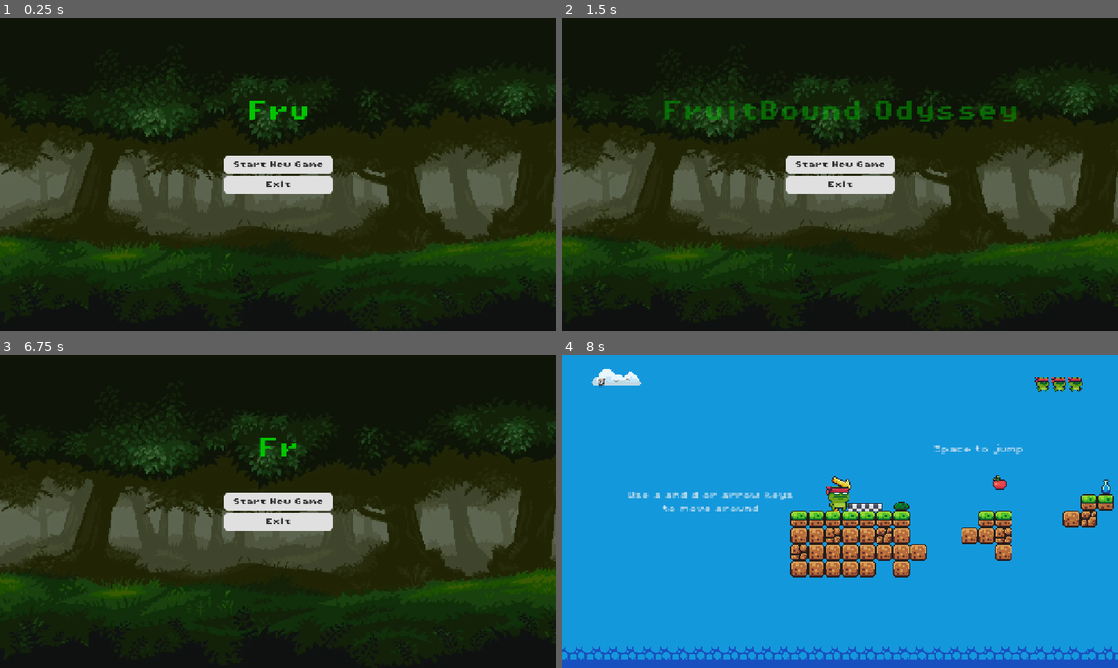
Above: before the commit, frames 1-4 (two rows, left to right).
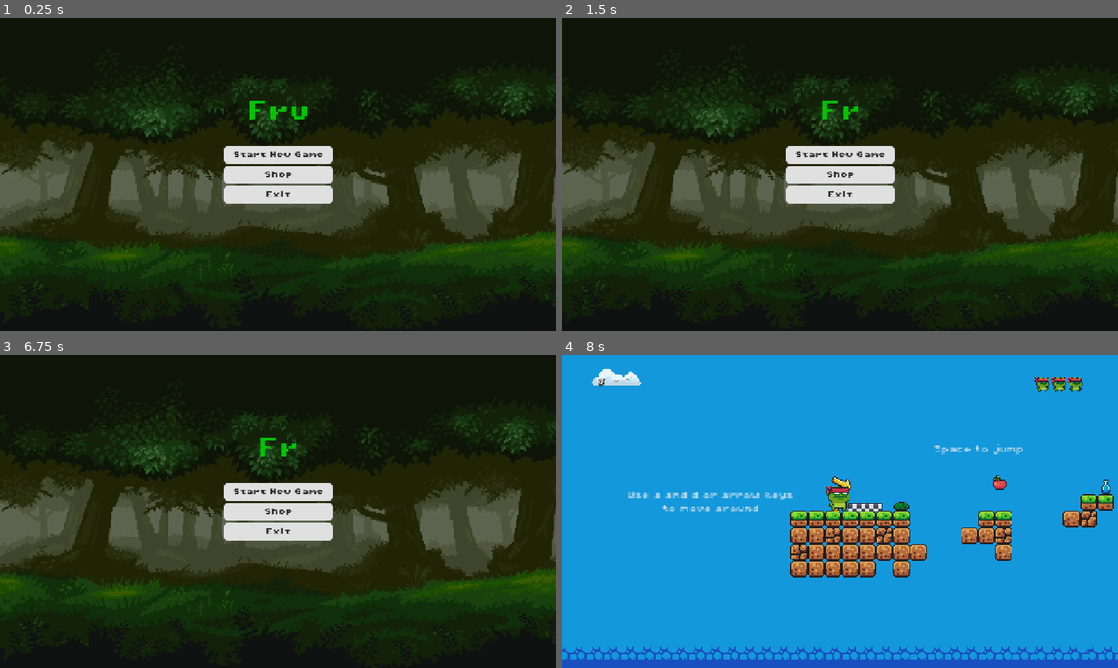
Above: after the commit, the same moments.

Repository: anushjindal19/jumpmasterrepo
Game: Godot game, scene res://scenes/GUI and Menus/main_menu.tscn
Same seed, same stepped clock (60 frames per second), same inputs: the game is played once before the commit and once after it.
Inputs (mouse positions are in pixels of both pictures, inside the frame that each line leads up to):
- Up to frame 1 (0.25 s): no input
- Up to frame 2 (1.5 s): click (840, 174) at 0.5 s, where only the run after the commit has a clickable "Shop"; click (840, 296) at 1.25 s, where only the run after the commit has a clickable "Back"
- Up to frame 3 (6.75 s): click "Start New Game" at 2 s; hold D (right) 2.78-4.28 s; tap Space (jump) at 3.02, 3.77, 5.27, 6.02 s; hold A (left) 4.28-5.03 s; hold D (right) 5.03-6.5 s; tap Escape (escape) at 6.4 s; click "Main Menu" at 6.5 s
- Up to frame 4 (8 s): click "Start New Game" at 7.25 s

The runs differ from the first frame. In frame 1, 1.9% of the frame differs, in the area x 40-60%, y 40-60%; in frame 2, 3.3%, in the area x 18-82%, y 26-60%; in frame 3, 1.9%; in frame 4, nothing differs.

Commit message:
Add a shop screen for buying and equipping skins, opened from the main menu
Cards are copies of one hidden Template card, so the look can be changed in the
editor. The equipped skin's preview runs, unowned skins are dimmed, and Buy is
disabled until you can afford it. Esc or Back returns to the main menu.

Diff:
--- a/scenes/GUI and Menus/main_menu.tscn
+++ b/scenes/GUI and Menus/main_menu.tscn
@@ -98,10 +98,10 @@
 anchor_top = 0.5
 anchor_right = 0.5
 anchor_bottom = 0.5
-offset_left = -79.0
-offset_top = -42.0
-offset_right = 79.0
-offset_bottom = 42.0
+offset_left = -125.0
+offset_top = -66.0
+offset_right = 125.0
+offset_bottom = 66.0
 grow_horizontal = 2
 grow_vertical = 2
 theme_override_constants/separation = 6
@@ -122,6 +122,23 @@
 theme_override_styles/pressed = SubResource("StyleBoxFlat_ekxnf")
 theme_override_styles/normal = SubResource("StyleBoxFlat_bqqt6")
 text = "Start New Game"
+
+[node name="Shop" type="Button" parent="VBoxContainer"]
+custom_minimum_size = Vector2(250, 40)
+layout_mode = 2
+theme_override_colors/font_hover_pressed_color = Color(0.180392, 0.180392, 0.180392, 1)
+theme_override_colors/font_hover_color = Color(0.180392, 0.180392, 0.180392, 1)
+theme_override_colors/font_outline_color = Color(0.8, 0.8, 0.8, 1)
+theme_override_colors/font_color = Color(0.180392, 0.180392, 0.180392, 1)
+theme_override_colors/font_focus_color = Color(0.180392, 0.180392, 0.180392, 1)
+theme_override_colors/font_pressed_color = Color(0.180392, 0.180392, 0.180392, 1)
+theme_override_constants/outline_size = 2
+theme_override_fonts/font = ExtResource("2_pga4x")
+theme_override_font_sizes/font_size = 16
+theme_override_styles/hover = SubResource("StyleBoxFlat_l6cm7")
+theme_override_styles/pressed = SubResource("StyleBoxFlat_ekxnf")
+theme_override_styles/normal = SubResource("StyleBoxFlat_bqqt6")
+text = "Shop"
 
 [node name="Continue" type="Button" parent="VBoxContainer"]
 visible = false
@@ -205,6 +222,7 @@
 autoplay = "typing"
 
 [connection signal="pressed" from="VBoxContainer/Start Game" to="." method="_on_start_game_pressed"]
+[connection signal="pressed" from="VBoxContainer/Shop" to="." method="_on_shop_pressed"]
 [connection signal="pressed" from="VBoxContainer/Continue" to="." method="_on_continue_pressed"]
 [connection signal="pressed" from="VBoxContainer/Settings" to="." method="_on_settings_pressed"]
 [connection signal="pressed" from="VBoxContainer/Exit" to="." method="_on_exit_pressed"]
--- /dev/null
+++ b/scenes/GUI and Menus/shop_menu.tscn
@@ -0,0 +1,184 @@
+[gd_scene load_steps=11 format=3]
+
+[ext_resource type="Script" uid="uid://bwpxdfbhmowdb" path="res://scripts/shop_menu.gd" id="1_shop"]
+[ext_resource type="Texture2D" uid="uid://dhe36ak82fh1b" path="res://assets/sprites/sIBk3JQtfYle-XfBf5_6TnFyVkRZ8tR_3a_wi1inOyU.webp" id="2_bg"]
+[ext_resource type="FontFile" uid="uid://dwyiv31ig70ne" path="res://assets/fonts/PixelOperator8-Bold.ttf" id="3_font"]
+
+[sub_resource type="StyleBoxFlat" id="StyleBoxFlat_normal"]
+bg_color = Color(0.878431, 0.878431, 0.878431, 1)
+corner_radius_top_left = 8
+corner_radius_top_right = 8
+corner_radius_bottom_right = 8
+corner_radius_bottom_left = 8
+
+[sub_resource type="StyleBoxFlat" id="StyleBoxFlat_hover"]
+bg_color = Color(0.815686, 0.921569, 1, 1)
+corner_radius_top_left = 8
+corner_radius_top_right = 8
+corner_radius_bottom_right = 8
+corner_radius_bottom_left = 8
+
+[sub_resource type="StyleBoxFlat" id="StyleBoxFlat_pressed"]
+bg_color = Color(0.647059, 0.847059, 1, 1)
+corner_radius_top_left = 8
+corner_radius_top_right = 8
+corner_radius_bottom_right = 8
+corner_radius_bottom_left = 8
+
+[sub_resource type="StyleBoxFlat" id="StyleBoxFlat_disabled"]
+bg_color = Color(0.878431, 0.878431, 0.878431, 0.35)
+corner_radius_top_left = 8
+corner_radius_top_right = 8
+corner_radius_bottom_right = 8
+corner_radius_bottom_left = 8
+
+[sub_resource type="StyleBoxFlat" id="StyleBoxFlat_card"]
+content_margin_left = 16.0
+content_margin_top = 16.0
+content_margin_right = 16.0
+content_margin_bottom = 16.0
+bg_color = Color(0.0784314, 0.0941176, 0.141176, 0.75)
+border_width_left = 2
+border_width_top = 2
+border_width_right = 2
+border_width_bottom = 2
+border_color = Color(0.815686, 0.921569, 1, 0.35)
+corner_radius_top_left = 8
+corner_radius_top_right = 8
+corner_radius_bottom_right = 8
+corner_radius_bottom_left = 8
+
+[sub_resource type="Theme" id="Theme_shop"]
+default_font = ExtResource("3_font")
+default_font_size = 16
+Button/colors/font_color = Color(0.180392, 0.180392, 0.180392, 1)
+Button/colors/font_disabled_color = Color(0.180392, 0.180392, 0.180392, 0.6)
+Button/colors/font_focus_color = Color(0.180392, 0.180392, 0.180392, 1)
+Button/colors/font_hover_color = Color(0.180392, 0.180392, 0.180392, 1)
+Button/colors/font_hover_pressed_color = Color(0.180392, 0.180392, 0.180392, 1)
+Button/colors/font_outline_color = Color(0.8, 0.8, 0.8, 1)
+Button/colors/font_pressed_color = Color(0.180392, 0.180392, 0.180392, 1)
+Button/constants/outline_size = 2
+Button/styles/disabled = SubResource("StyleBoxFlat_disabled")
+Button/styles/hover = SubResource("StyleBoxFlat_hover")
+Button/styles/normal = SubResource("StyleBoxFlat_normal")
+Button/styles/pressed = SubResource("StyleBoxFlat_pressed")
+PanelContainer/styles/panel = SubResource("StyleBoxFlat_card")
+
+[sub_resource type="StyleBoxTexture" id="StyleBoxTexture_bg"]
+texture = ExtResource("2_bg")
+modulate_color = Color(0.435294, 0.498039, 0.501961, 1)
+
+[node name="shop_menu" type="Control"]
+layout_mode = 3
+anchors_preset = 15
+anchor_right = 1.0
+anchor_bottom = 1.0
+grow_horizontal = 2
+grow_vertical = 2
+theme = SubResource("Theme_shop")
+script = ExtResource("1_shop")
+
+[node name="bg" type="Panel" parent="."]
+layout_mode = 1
+anchors_preset = 15
+anchor_right = 1.0
+anchor_bottom = 1.0
+grow_horizontal = 2
+grow_vertical = 2
+theme_override_styles/panel = SubResource("StyleBoxTexture_bg")
+
+[node name="Title" type="Label" parent="."]
+layout_mode = 1
+anchors_preset = 10
+anchor_right = 1.0
+offset_top = 40.0
+offset_bottom = 110.0
+grow_horizontal = 2
+theme_override_colors/font_color = Color(0, 0.768627, 0, 1)
+theme_override_font_sizes/font_size = 48
+text = "SHOP"
+horizontal_alignment = 1
+vertical_alignment = 1
+
+[node name="Points" type="Label" parent="."]
+layout_mode = 1
+anchors_preset = 10
+anchor_right = 1.0
+offset_top = 120.0
+offset_bottom = 150.0
+grow_horizontal = 2
+theme_override_colors/font_color = Color(1, 0.85, 0.3, 1)
+theme_override_font_sizes/font_size = 20
+text = "Points: 0"
+horizontal_alignment = 1
+vertical_alignment = 1
+
+[node name="Cards" type="HBoxContainer" parent="."]
+layout_mode = 1
+anchors_preset = 8
+anchor_left = 0.5
+anchor_top = 0.5
+anchor_right = 0.5
+anchor_bottom = 0.5
+offset_left = -490.0
+offset_top = -150.0
+offset_right = 490.0
+offset_bottom = 190.0
+grow_horizontal = 2
+grow_vertical = 2
+theme_override_constants/separation = 20
+alignment = 1
+
+[node name="Template" type="PanelContainer" parent="Cards"]
+custom_minimum_size = Vector2(220, 0)
+layout_mode = 2
+size_flags_vertical = 4
+
+[node name="VBox" type="VBoxContainer" parent="Cards/Template"]
+layout_mode = 2
+theme_override_constants/separation = 12
+
+[node name="Name" type="Label" parent="Cards/Template/VBox"]
+layout_mode = 2
+theme_override_colors/font_color = Color(1, 1, 1, 1)
+text = "Skin Name"
+horizontal_alignment = 1
+
+[node name="Preview" type="Control" parent="Cards/Template/VBox"]
+custom_minimum_size = Vector2(0, 128)
+layout_mode = 2
+
+[node name="Sprite" type="AnimatedSprite2D" parent="Cards/Template/VBox/Preview"]
+position = Vector2(94, 64)
+scale = Vector2(4, 4)
+
+[node name="Price" type="Label" parent="Cards/Template/VBox"]
+layout_mode = 2
+theme_override_colors/font_color = Color(1, 0.85, 0.3, 1)
+theme_override_font_sizes/font_size = 14
+text = "0 pts"
+horizontal_alignment = 1
+
+[node name="Button" type="Button" parent="Cards/Template/VBox"]
+custom_minimum_size = Vector2(0, 40)
+layout_mode = 2
+text = "Buy"
+
+[node name="Back" type="Button" parent="."]
+custom_minimum_size = Vector2(250, 40)
+layout_mode = 1
+anchors_preset = 7
+anchor_left = 0.5
+anchor_top = 1.0
+anchor_right = 0.5
+anchor_bottom = 1.0
+offset_left = -125.0
+offset_top = -100.0
+offset_right = 125.0
+offset_bottom = -60.0
+grow_horizontal = 2
+grow_vertical = 0
+text = "Back"
+
+[connection signal="pressed" from="Back" to="." method="_on_back_pressed"]
--- a/scripts/main_menu.gd
+++ b/scripts/main_menu.gd
@@ -14,6 +14,10 @@
 	PlayerUtils.reload_current_level()
 
 
+func _on_shop_pressed() -> void:
+	get_tree().change_scene_to_file("res://scenes/GUI and Menus/shop_menu.tscn")
+
+
 func _on_settings_pressed() -> void:
 	pass # Replace with function body.
 
--- /dev/null
+++ b/scripts/shop_menu.gd
@@ -0,0 +1,59 @@
+extends Control
+
+# One card per skin in ShopData.SKINS, copied from the hidden Template card (style it in the editor).
+# The equipped skin's preview runs, the others idle, and skins you don't own are dimmed.
+
+@onready var template: PanelContainer = $Cards/Template
+@onready var points_label: Label = $Points
+var cards := {}  # skin id -> card
+
+func _ready():
+	template.hide()
+	for skin_id in ShopData.SKINS:
+		var card: PanelContainer = template.duplicate()
+		card.show()
+		$Cards.add_child(card)
+		cards[skin_id] = card
+		card.get_node("VBox/Name").text = ShopData.SKINS[skin_id]["name"]
+		card.get_node("VBox/Preview/Sprite").sprite_frames = ShopData.preview_frames(skin_id)
+		card.get_node("VBox/Button").pressed.connect(_on_card_button_pressed.bind(skin_id))
+	refresh()
+
+func refresh() -> void:
+	points_label.text = "Points: %d" % ShopData.points
+	for skin_id in cards:
+		var card: PanelContainer = cards[skin_id]
+		var price: Label = card.get_node("VBox/Price")
+		var button: Button = card.get_node("VBox/Button")
+		var sprite: AnimatedSprite2D = card.get_node("VBox/Preview/Sprite")
+		var owned := ShopData.owns(skin_id)
+		sprite.modulate = Color.WHITE if owned else Color(0.45, 0.45, 0.45)
+		if skin_id == ShopData.selected_skin:
+			price.text = "OWNED"
+			button.text = "Equipped"
+			button.disabled = true
+			sprite.play("run")
+		elif owned:
+			price.text = "OWNED"
+			button.text = "Equip"
+			button.disabled = false
+			sprite.play("idle")
+		else:
+			price.text = "%d pts" % ShopData.SKINS[skin_id]["price"]
+			button.text = "Buy"
+			button.disabled = not ShopData.can_afford(skin_id)
+			sprite.play("idle")
+
+func _on_card_button_pressed(skin_id: String) -> void:
+	if ShopData.owns(skin_id):
+		ShopData.select(skin_id)
+	else:
+		ShopData.buy(skin_id)
+	refresh()
+
+func _unhandled_input(event):
+	if event.is_action_pressed("escape"):
+		_on_back_pressed()
+
+func _on_back_pressed() -> void:
+	get_tree().change_scene_to_file("res://scenes/GUI and Menus/main_menu.tscn")
Not shown, added: scripts/shop_menu.gd.uid
